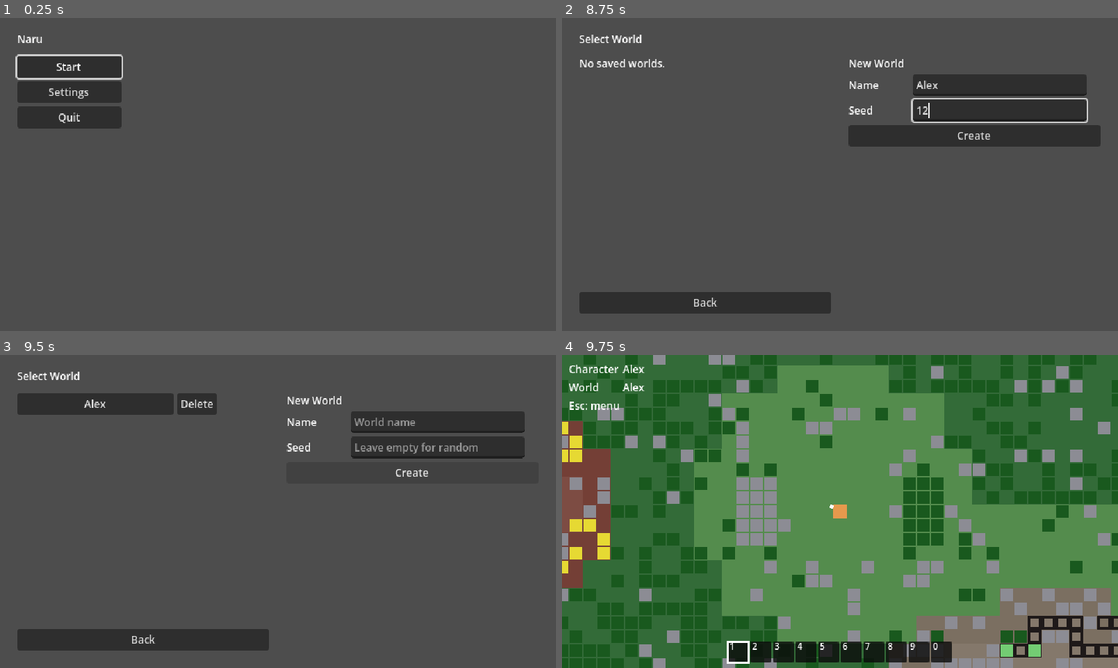
Above: before the commit, frames 1-4 (two rows, left to right).
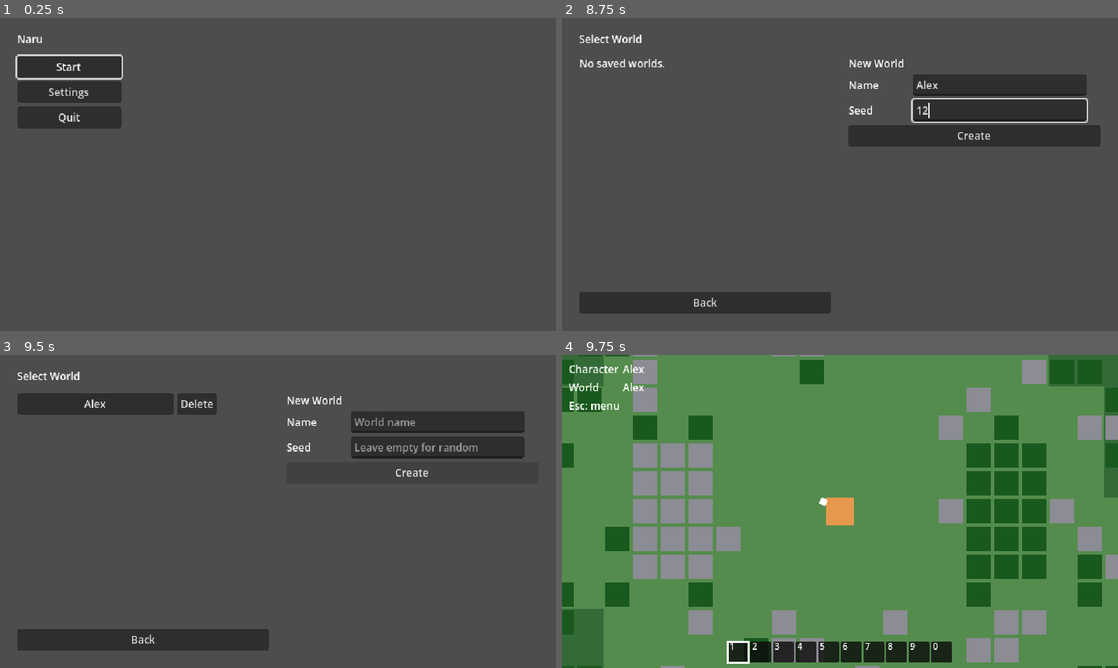
Above: after the commit, the same moments.

Repository: kimtuna/naru
Game: Godot game, scene res://ui/menu/main_menu.tscn
Same seed, same stepped clock (60 frames per second), same inputs: the game is played once before the commit and once after it.
Inputs (mouse positions are in pixels of both pictures, inside the frame that each line leads up to):
- Up to frame 1 (0.25 s): no input
- Up to frame 2 (8.75 s): click "Start" at 0.5 s; click "New Character" at 1.25 s; click (739, 68) at 2.02 s; type "Alex" at 2.1 s; click "Next" at 2.75 s; click "Next" at 3.5 s; click "Prev" at 4.25 s; click "Create" at 5 s; click "New Character" at 5.75 s; click "Cancel" at 6.5 s; click "Alex" at 7.25 s; click (1001, 86) at 8.02 s; type "Alex" at 8.1 s; click (1001, 111) at 8.25 s; type "12" at 8.33 s
- Up to frame 3 (9.5 s): click "Create" at 8.75 s
- Up to frame 4 (9.75 s): click "Alex" at 9.5 s

Frames 1-3 are identical in both runs. In frame 4, 63% of the frame differs, in the area x 0-100%, y 0-100%.

Commit message:
G-015.1 월드 카메라 2배
G-015.1 월드 카메라 2배 — 보이는 월드 20×11.25칸, UI 는 640×360 그대로

Diff:
--- a/game/settings/display/display_config.gd
+++ b/game/settings/display/display_config.gd
@@ -4,7 +4,7 @@
 ## 기준 화면 640×360 을 창에 맞춰 늘린다 — 보이는 월드 범위는 창 크기와 상관없이 같다 (PvP).
 ## 실제 적용은 project.godot 의 [display] 가 한다. 이 파일과 값이 같아야 한다 (테스트가 본다).
 
-## 기준 화면 (게임 픽셀). 16px 타일로 가로 40칸 × 세로 22.5칸.
+## 기준 화면 (게임 픽셀). UI 는 이 크기로 배치한다. 월드는 CAMERA_ZOOM 배로 확대해 보인다.
 const BASE_SIZE := Vector2i(640, 360)
 ## 처음 뜨는 창 크기 — 기준 화면의 정수 배.
 const WINDOW_SIZE := Vector2i(1280, 720)
@@ -14,8 +14,9 @@
 const STRETCH_ASPECT := "keep"
 ## 정수 배율을 먼저 쓴다 — 창이 기준 화면보다 작을 때만 엔진이 소수 배율로 줄인다.
 const STRETCH_SCALE_MODE := "integer"
-## 카메라 확대는 고정이다. 보이는 범위를 바꾸는 플레이어 설정을 두지 않는다.
-const CAMERA_ZOOM := Vector2.ONE
+## 월드 카메라 배율 — 고정이다. 보이는 범위를 바꾸는 플레이어 설정을 두지 않는다.
+## 시험 중 (2026-09-18): 2배 → 보이는 월드 20×11.25칸. UI(HUD · 창)는 카메라를 안 따라 640×360 그대로.
+const CAMERA_ZOOM := Vector2(2.0, 2.0)
 
 
 ## 카메라 확대를 고정 값으로 맞춘다.
--- a/game/tests/settings/display/test_display_scale.gd
+++ b/game/tests/settings/display/test_display_scale.gd
@@ -11,8 +11,8 @@
 	Vector2i(1280, 720), Vector2i(1920, 1080), Vector2i(2560, 1440),
 	Vector2i(2560, 1080), Vector2i(1280, 800),
 ]
-## 기준 화면 640×360 을 16px 타일로 본 칸 수.
-const VIEW_TILES := Vector2(40.0, 22.5)
+## 기준 화면 640×360 을 16px 타일 · 카메라 2배로 본 칸 수 (G-015: 40×22.5 → 20×11.25).
+const VIEW_TILES := Vector2(20.0, 11.25)
 ## 보이는 범위를 바꾸는 설정 · 조작을 가리키는 낱말 (이름 · 번역 키에 있으면 안 된다).
 const ZOOM_WORDS := ["zoom", "fov", "view_range", "viewrange", "view_distance", "camera"]
 
--- /dev/null
+++ b/game/tests/settings/display/test_world_zoom.gd
@@ -0,0 +1,102 @@
+extends "res://tests/settings/display/fit_test_base.gd"
+## G-015 1단계 — 월드 카메라 2배. 보이는 월드는 20×11.25칸, UI 는 640×360 기준 그대로,
+## 「화면에 보이는 범위」를 쓰는 코드(섬 덩어리 만들기)는 새 범위를 따른다.
+
+const TILE := 16.0
+const VIEW_TILES := Vector2(20.0, 11.25)
+
+
+func _visible_world_rect() -> Rect2:
+	var vp := get_viewport()
+	return vp.get_canvas_transform().affine_inverse() * vp.get_visible_rect()
+
+
+func _hud(game: GameScene) -> CanvasLayer:
+	return game.get_node("Hud") as CanvasLayer
+
+
+func _hud_rects(game: GameScene) -> Dictionary:
+	var out := {}
+	for n in _hud(game).find_children("*", "Control", true, false):
+		var c := n as Control
+		if c.is_visible_in_tree():
+			out[_hud(game).get_path_to(c)] = c.get_global_rect()
+	return out
+
+
+func test_zoom_is_two_in_display_config_only() -> void:
+	assert_eq(DisplayConfig.CAMERA_ZOOM, Vector2(2.0, 2.0))
+	assert_eq(Vector2(DisplayConfig.BASE_SIZE) / DisplayConfig.CAMERA_ZOOM / TILE, VIEW_TILES)
+	# 카메라 확대를 정하는 곳은 DisplayConfig 하나 — 게임 코드 · 씬 어디에도 zoom 값을 따로 쓰지 않는다.
+	var found: Array[String] = []
+	_scan("res://", found)
+	assert_eq(found, [] as Array[String], "zoom set outside DisplayConfig")
+
+
+func _scan(dir: String, found: Array[String]) -> void:
+	for sub in DirAccess.get_directories_at(dir):
+		if sub.begins_with(".") or sub in ["addons", "tests"]:
+			continue
+		_scan(dir.path_join(sub), found)
+	for f in DirAccess.get_files_at(dir):
+		if not (f.ends_with(".gd") or f.ends_with(".tscn")):
+			continue
+		var path := dir.path_join(f)
+		if path == "res://settings/display/display_config.gd":
+			continue
+		for line in FileAccess.get_file_as_string(path).split("\n"):
+			var l := line.strip_edges()
+			if l.begins_with("zoom =") or l.contains(".zoom =") or l.contains("zoom = Vector2"):
+				found.append("%s: %s" % [path, l])
+
+
+func test_game_camera_shows_twenty_by_eleven_tiles() -> void:
+	var game := _enter()
+	await wait_process_frames(2)
+	var cam := game.player().camera()
+	assert_eq(get_viewport().get_camera_2d(), cam)
+	assert_eq(cam.zoom, DisplayConfig.CAMERA_ZOOM)
+	assert_eq(_visible_world_rect().size / TILE, VIEW_TILES)
+	# 화면 가운데는 여전히 플레이어다.
+	assert_almost_eq(_visible_world_rect().get_center(), cam.get_screen_center_position(), Vector2.ONE * 0.01)
+
+
+func test_hud_and_windows_keep_base_screen_layout() -> void:
+	var game := _enter()
+	await wait_process_frames(2)
+	var hud := _hud(game)
+	assert_false(hud.follow_viewport_enabled, "HUD must not follow the world camera")
+	assert_eq(hud.get_final_transform(), Transform2D.IDENTITY)
+	game.inventory_view().set_open(true)
+	await wait_process_frames(2)
+	var zoomed := _hud_rects(game)
+	assert_gte(zoomed.size(), 3, "nothing visible in HUD")
+	# 월드 카메라를 1배로 돌려도 UI 는 한 칸도 안 움직인다 — 카메라 배율과 상관없다.
+	game.player().camera().zoom = Vector2.ONE
+	await wait_process_frames(2)
+	assert_eq(_visible_world_rect().size / TILE, Vector2(40.0, 22.5))
+	var plain := _hud_rects(game)
+	assert_eq(plain, zoomed, "HUD layout depends on the world camera")
+	for path in zoomed:
+		assert_true(SCREEN.grow(0.01).encloses(zoomed[path]), "%s outside 640x360" % path)
+
+
+func test_island_chunks_follow_new_view_range() -> void:
+	var game := _enter()
+	await wait_physics_frames(2)
+	var view := game.island_view()
+	var world := _visible_world_rect()
+	assert_eq(view.visible_half_extent(), world.size / 2.0)
+	assert_eq(view.visible_half_extent(), Vector2(160.0, 90.0))
+	# 보이는 네 귀퉁이까지 덩어리가 있고, (보이는 곳 + 여유) 에서 한 덩어리 넘게 먼 덩어리는 없다.
+	var center := game.player().global_position
+	for corner in [Vector2(-1, -1), Vector2(1, -1), Vector2(-1, 1), Vector2(1, 1)]:
+		var cell := view.world_to_cell(center + view.visible_half_extent() * corner)
+		assert_not_null(view.chunk_node(game.island.chunk_of(cell)), "corner %s not covered" % corner)
+	var span := float(game.island.chunk_size * view.tile_px())
+	var half := view.visible_half_extent() + Vector2.ONE * view.config.view_margin_px
+	var reach := Rect2(center - half, half * 2.0).grow(span)
+	for child in view.get_children():
+		if child is IslandChunk:
+			var r := Rect2(child.position, Vector2.ONE * span)
+			assert_true(reach.intersects(r), "chunk %s built outside the view range" % child.chunk)
Not shown, added: game/tests/settings/display/test_world_zoom.gd.uid
